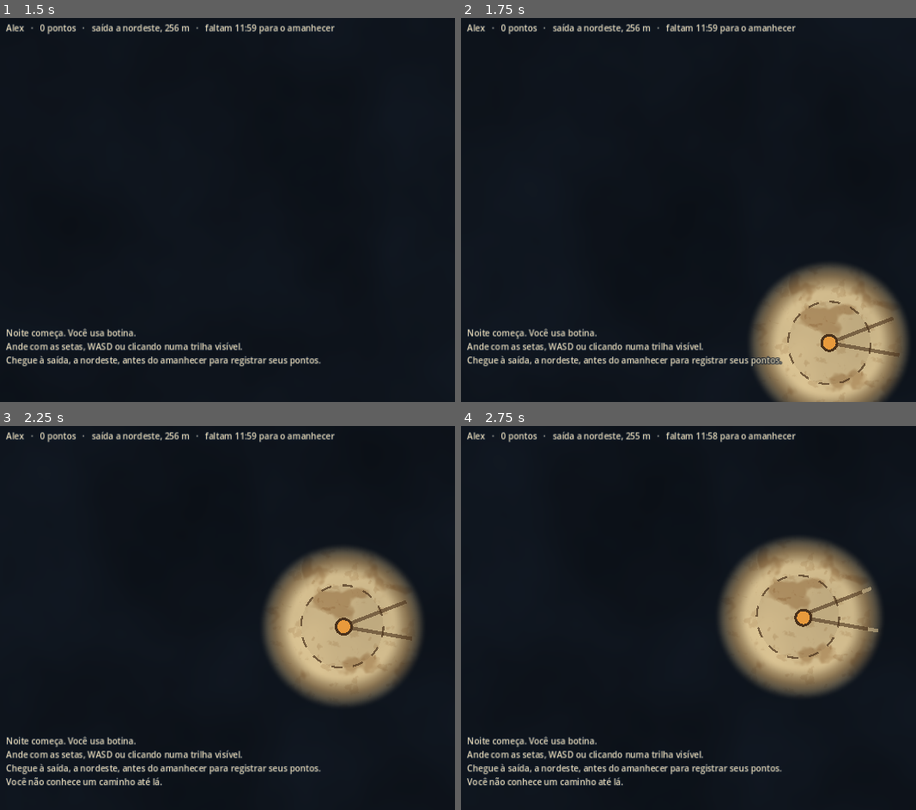
Above: before the commit, frames 1-4 (two rows, left to right).
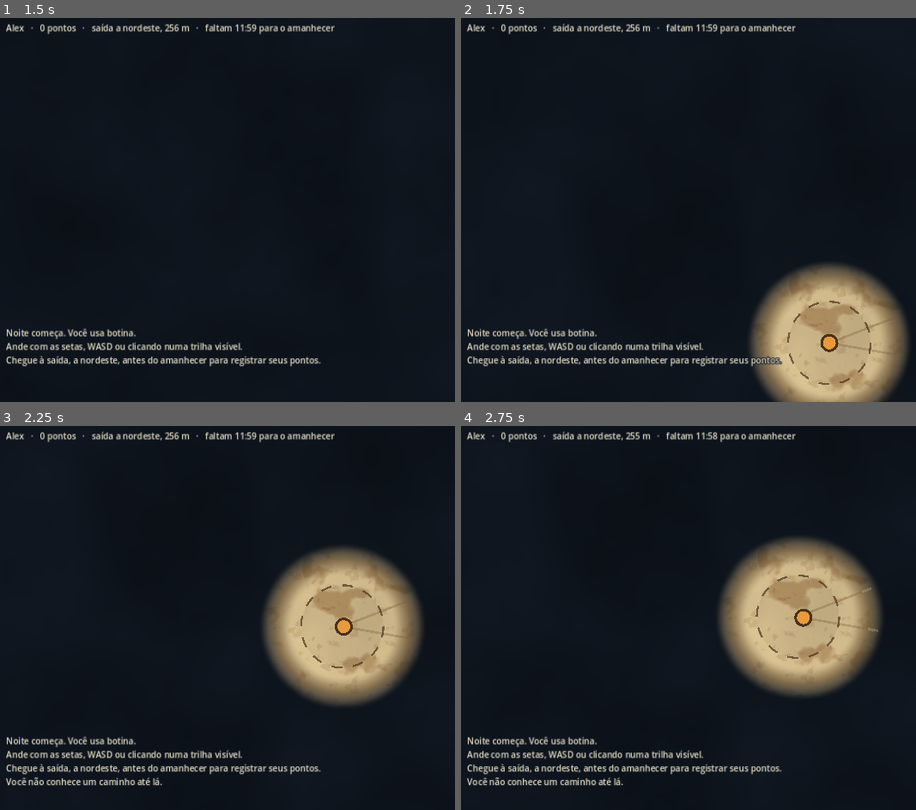
Above: after the commit, the same moments.

Repository: LuviqueVianna/UltimaNoite
Game: Godot game, scene res://cenas/main.tscn
Same seed, same stepped clock (60 frames per second), same inputs: the game is played once before the commit and once after it.
Inputs (mouse positions are in pixels of both pictures, inside the frame that each line leads up to):
- Up to frame 1 (1.5 s): click (341, 156) at 0.52 s; type "Alex" at 0.6 s; click "Começar a noite" at 1.25 s
- Up to frame 2 (1.75 s): no input
- Up to frame 3 (2.25 s): move the mouse to (outside the picture) at 2.02 s; hold Right from 2.03 s (still down); click (outside the picture) at 2.17 s
- Up to frame 4 (2.75 s): keep holding Right

Frame 1 is identical in both runs. In frame 2, 0.2% of the frame differs, in the area x 82-97%, y 77-89%; in frame 3, 0.2%; in frame 4, 0.3%, in the area x 76-92%, y 41-54%.

Commit message:
Pegadas com mais contraste e duração de 15 a 20 s
- borda clara em volta de cada pegada; trilha vira um traço leve
- pegadas ficam um pouco mais afastadas da linha da trilha
- tempo de vida das pegadas: 20 s (Furtividade 1) a 15 s (Furtividade 5)

Co-Authored-By: Claude Opus 5.5 <noreply@anthropic.com>
Claude-Session: https://claude.ai/code/session_015T13S23q4rvJosTmgDCmaC

Diff:
--- a/godot/scripts/cenas/mapa_view.gd
+++ b/godot/scripts/cenas/mapa_view.gd
@@ -16,7 +16,7 @@
 const COR_MINHA := Color("#5c2a14")
 const COR_AMBAR := Color("#e89a3c")
 const COR_MEMORIA := Color("#cdb88c")   # trilha lembrada, vista sobre a névoa
-const LARGURA_TRILHA := 0.7   # m
+const LARGURA_TRILHA := 0.45  # m (discreta, para não competir com as pegadas)
 const GLIFO := 6.0            # pegadas desenhadas maiores que o real, para leitura
 
 var mundo: Mundo
@@ -133,16 +133,16 @@
 			var i: int = e["amostra_ini"] + k
 			var alfa := 0.0
 			if j.amostra_percorrida[i] == 1:
-				alfa = 0.6
+				alfa = 0.32
 			else:
 				var idade := agora - j.amostra_vista[i]
 				if idade <= lembra:
-					alfa = 0.6 * (1.0 - idade / lembra)
+					alfa = 0.32 * (1.0 - idade / lembra)
 			if alfa <= 0.01:
 				continue
 			var a := pa.lerp(pb, float(k) / n)
 			var b := pa.lerp(pb, float(k + 1) / n)
-			var cor := COR_TINTA if revelado(m.amostras[i]) > 0.5 else COR_MEMORIA
+			var cor := COR_TINTA_CLARA if revelado(m.amostras[i]) > 0.5 else COR_MEMORIA
 			draw_line(a * ESCALA, b * ESCALA, Color(cor, alfa), LARGURA_TRILHA * ESCALA)
 
 	# Clareiras e bases conhecidas
@@ -244,9 +244,16 @@
 	var esquerdo: bool = int(g.get("id", 0)) % 2 == 0
 	if leitura >= 2:
 		angulo += -0.12 if esquerdo else 0.12   # pés esquerdo e direito levemente abertos
+	# Borda clara (papel) por baixo, para a pegada saltar sobre a trilha e as manchas.
+	draw_set_transform(g["pos"] * ESCALA, angulo, Vector2.ONE * ESCALA * GLIFO * 1.32)
+	_forma(g["calcado"], Color(COR_PAPEL, 0.85 * alfa), Color(COR_PAPEL, 0.0))
 	draw_set_transform(g["pos"] * ESCALA, angulo, Vector2.ONE * ESCALA * GLIFO)
-	var c := Color(COR_MINHA if minha else COR_PEGADA, alfa)
-	match g["calcado"]:
+	_forma(g["calcado"], Color(COR_MINHA if minha else COR_PEGADA, alfa), Color(COR_PAPEL, alfa))
+	draw_set_transform(Vector2.ZERO, 0.0, Vector2.ONE)
+
+
+func _forma(calcado: String, c: Color, detalhe: Color) -> void:
+	match calcado:
 		"bota":
 			_sola(Vector2(0.15, 0.2), 0.26, c)
 			_salto(Vector2(0, 0.2), Vector2(0.11, 0.07), c)
@@ -257,14 +264,14 @@
 			_sola(Vector2(0.13, 0.0), 0.26, c, true)
 		"alpercata":
 			_sola(Vector2(0.09, 0.12), 0.24, c)
-			draw_line(Vector2(-0.12, 0.0), Vector2(0.12, -0.05), Color(COR_PAPEL, alfa), 0.025)
+			if detalhe.a > 0.0:
+				draw_line(Vector2(-0.12, 0.0), Vector2(0.12, -0.05), detalhe, 0.025)
 		"descalco":
 			_elipse(Vector2(0, -0.07), Vector2(0.1, 0.13), c)
 			_elipse(Vector2(0, 0.17), Vector2(0.07, 0.08), c)
 			draw_rect(Rect2(Vector2(-0.04, 0.02), Vector2(0.07, 0.12)), c)
 			for k in 5:
 				draw_circle(Vector2(-0.085 + 0.042 * k, -0.24 + abs(k - 1.5) * 0.012), 0.022, c)
-	draw_set_transform(Vector2.ZERO, 0.0, Vector2.ONE)
 
 
 ## Sola: frente arredondada mais larga, cintura estreita. largura.x = frente, largura.y não usada;
--- a/godot/scripts/mundo/personagem.gd
+++ b/godot/scripts/mundo/personagem.gd
@@ -219,7 +219,7 @@
 		passo_esquerdo = not passo_esquerdo
 		var dir := (mapa.pos(para) - mapa.pos(de)).normalized()
 		var lado := -1.0 if passo_esquerdo else 1.0
-		eventos.append({"tipo": "pegada", "pos": pos + dir.orthogonal() * 0.45 * lado, "dir": dir})
+		eventos.append({"tipo": "pegada", "pos": pos + dir.orthogonal() * 0.7 * lado, "dir": dir})
 	if chegou:
 		no_atual = para
 		de = -1
--- a/godot/scripts/regras.gd
+++ b/godot/scripts/regras.gd
@@ -96,7 +96,7 @@
 const LEMBRANCA_S := [30.0, 45.0, 60.0, 90.0, 120.0]        # Inteligência
 const NOTAR_ARMADILHA := [0.0, 2.0, 3.0, 4.0, 5.0]          # Inteligência
 const USOS_SUMIR := [1, 1, 2, 2, 3]                         # Furtividade
-const VIDA_PEGADA_S := [120.0, 100.0, 80.0, 60.0, 40.0]     # Furtividade
+const VIDA_PEGADA_S := [20.0, 19.0, 18.0, 16.5, 15.0]      # Furtividade (ajustado pelo usuário em 20/10/2026: 15 a 20 s)
 const VEL_MATA := [0.2, 0.3, 0.4, 0.5, 0.6]                 # Força
 const PRESO_S := [8.0, 6.5, 5.0, 3.5, 2.0]                  # Força
 const RESISTIR_VENENO := [0.0, 0.1, 0.2, 0.3, 0.4]          # Resistência
Not shown, changed: STATUS.md
Not shown, changed: docs/MVP_v0.4.md
